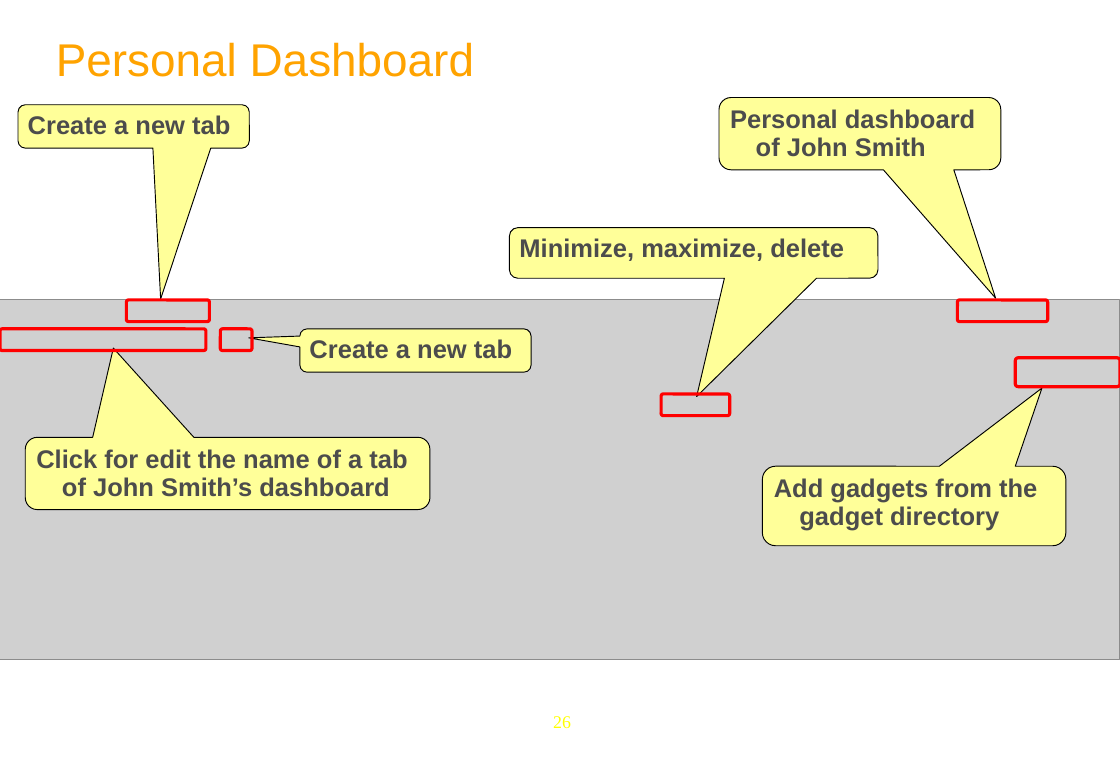
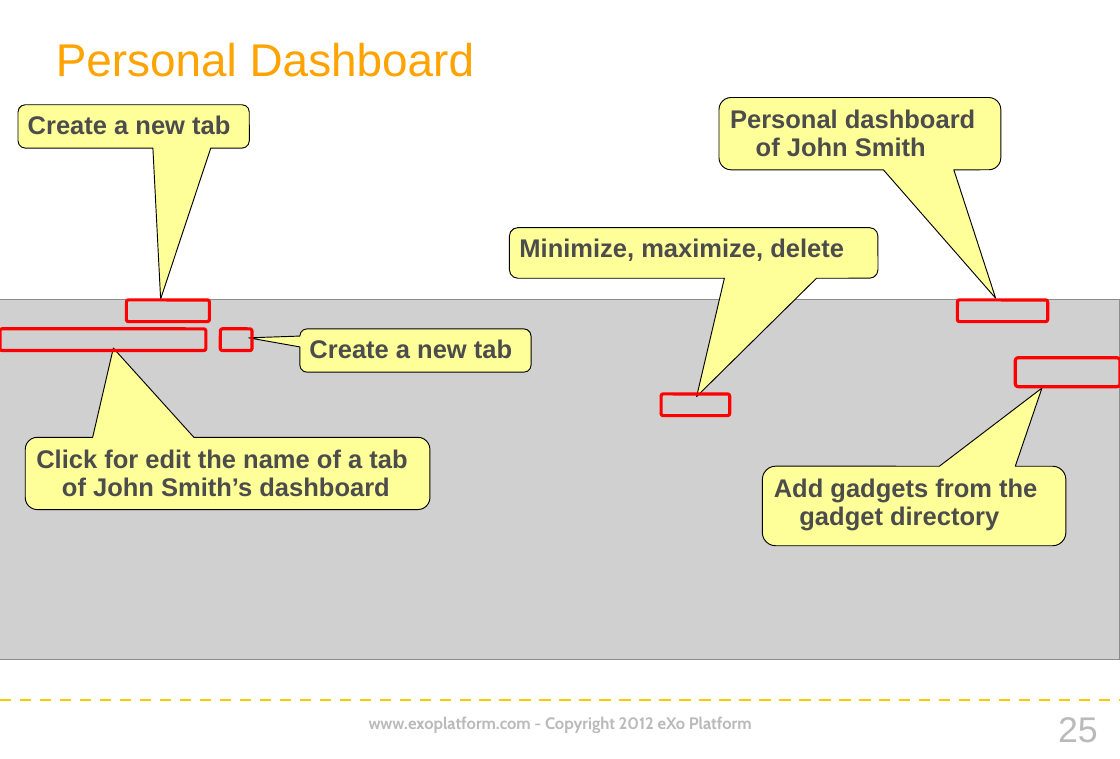
Before and after one commit to anhvurz90/training, a slide deck: slide 25 of plf3_5/eXoFundamentals/030-Portal-Intro/030-Portal-Intro-en.pptx (slide 26 before the commit). Drawn at 1120x759 pixels with LibreOffice and Linux fonts; fonts in the diff are those of the drawing; grey boxes stand for pictures; background and template pictures are left out. Boxes give left, top, right and bottom in pixels: in the first picture for what was removed or moved away, otherwise in the second. Text is boxed around its words. In the diff, an @@ line names an element or a change of style, - is before the commit and + after.

```diff
--- a/plf3_5/eXoFundamentals/030-Portal-Intro/030-Portal-Intro-en.pptx
+++ b/plf3_5/eXoFundamentals/030-Portal-Intro/030-Portal-Intro-en.pptx
@@ line added from (0, 700) to (1120, 700), #FAC900 2.25 pt dashed @@
@@ text added at box(369, 717, 752, 733), 13 pt, text #BABABA, bold @@
+www.exoplatform.com - Copyright 2012 eXo Platform
@@ page number removed at box(553, 716, 571, 728) @@
-26
@@ page number added at box(1058, 717, 1098, 742), 28 pt, text #BABABA @@
+25
```
Also in this commit, not shown: 39 other slides changed, 3 slides added, 4 slides removed, 1 other file.
